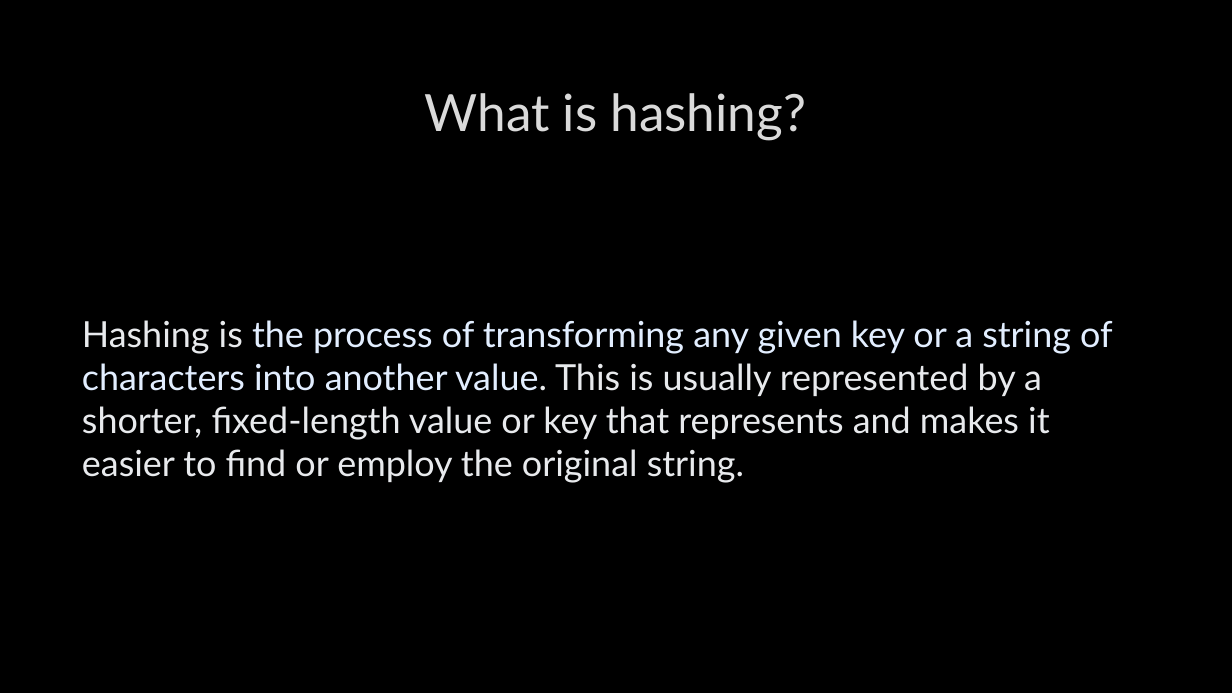
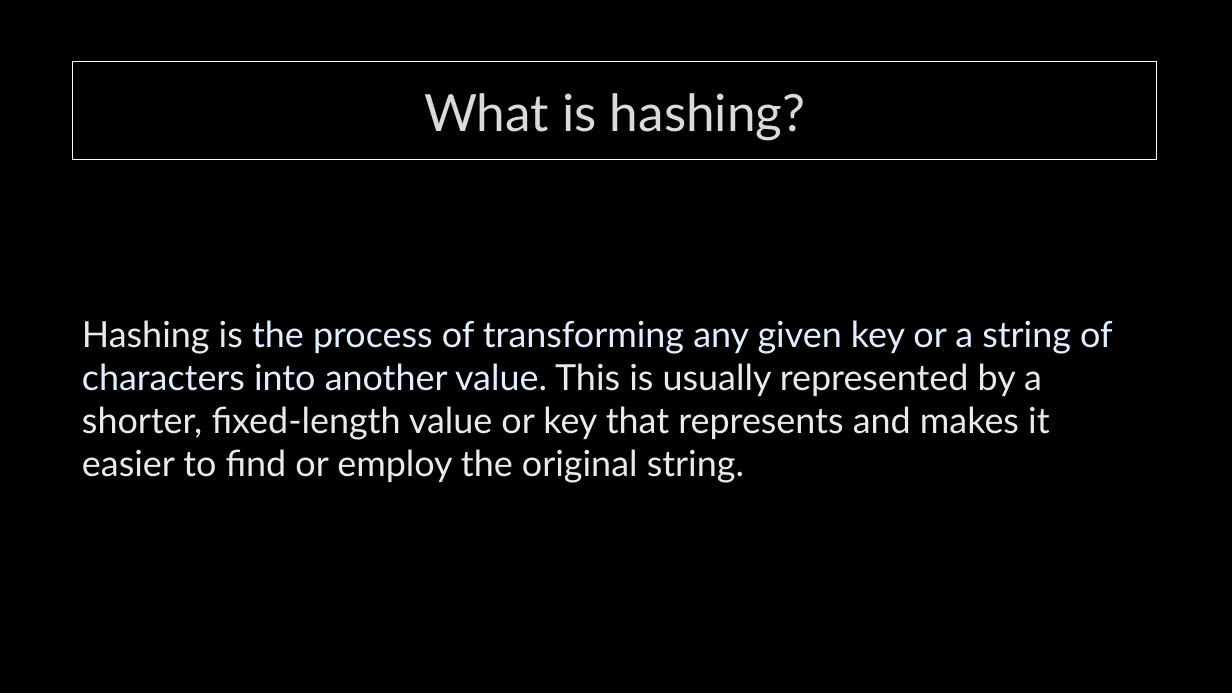
Before and after one commit to MohamedEmary/graduation-project, a slide deck: slide 2 of tasks/week-01/hashing.pptx. Drawn at 1232x693 pixels with LibreOffice and Linux fonts; fonts in the diff are those of the drawing; background and template pictures are left out. Boxes give left, top, right and bottom in pixels: in the first picture for what was removed or moved away, otherwise in the second. Text is boxed around its words. In the diff, an @@ line names an element or a change of style, - is before the commit and + after.

```diff
--- a/tasks/week-01/hashing.pptx
+++ b/tasks/week-01/hashing.pptx
@@ title "What is hashing?": place and size @@
-title "What is hashing?" at (425,93,806,140)
+title "What is hashing?" at (73,62,1157,160)
@@ title "What is hashing?" at (73,62,1157,160): outline none to #FFFFFF 0.75 pt; shadow on @@
```
Also in this commit, not shown: 30 other slides changed.
